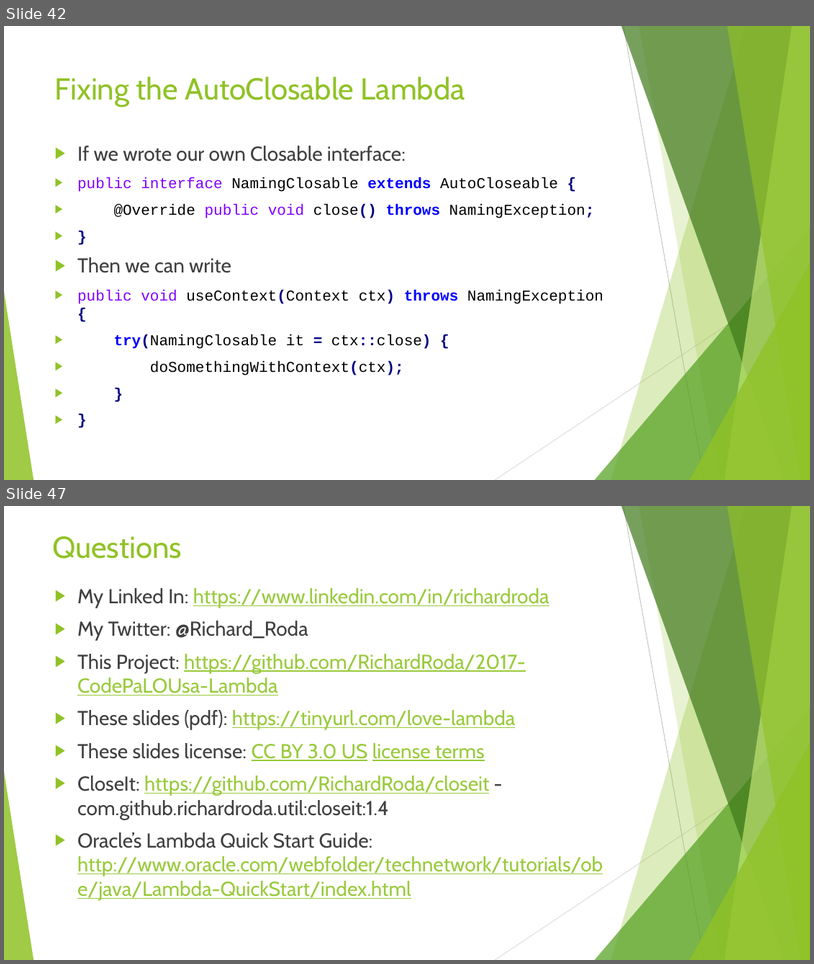
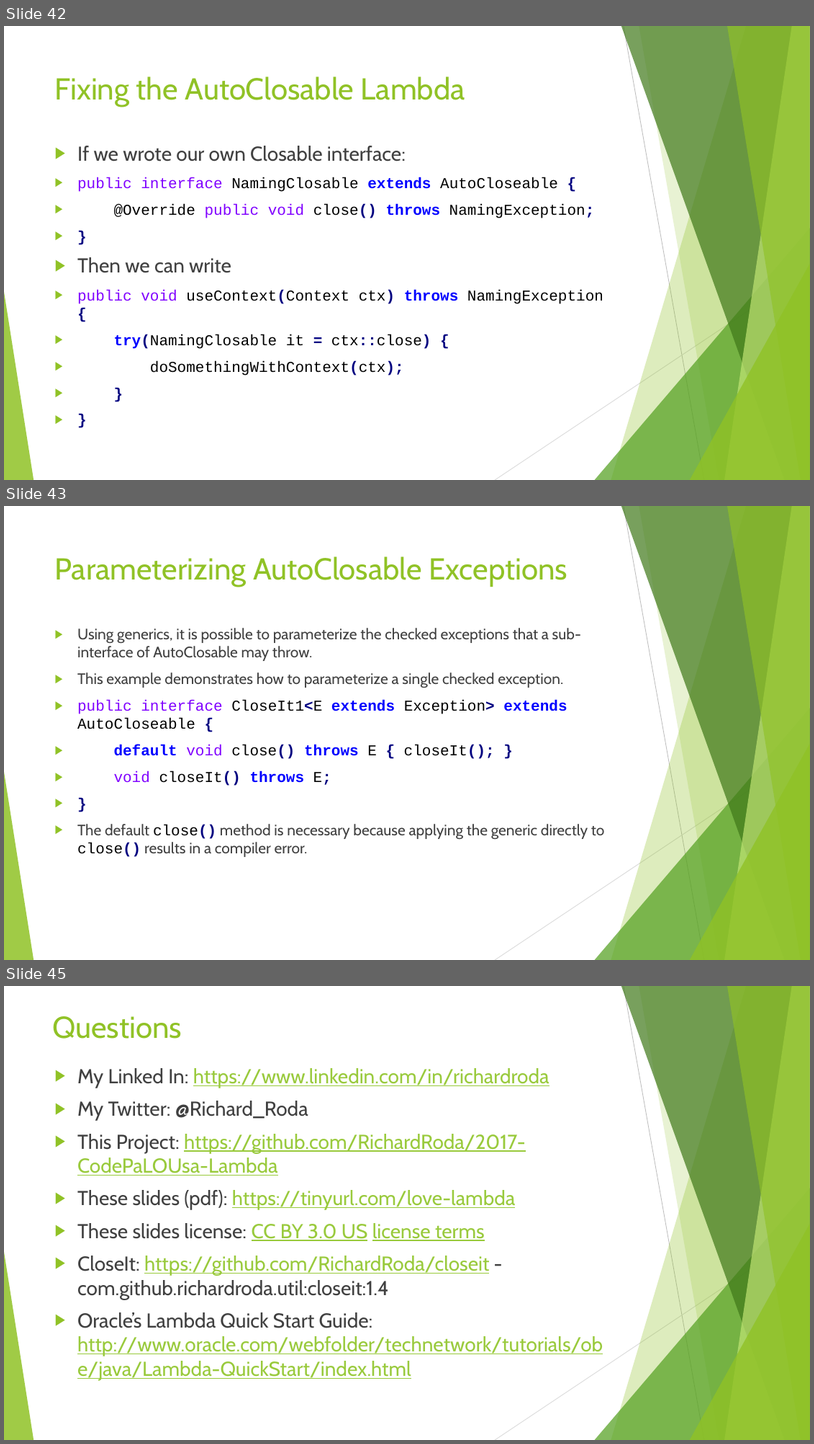
Before and after one commit to RichardRoda/2017-CodePaLOUsa-Lambda, a slide deck: Learning to Love the Lambda in the Stream.pptx. Shown one above the other, each under a label of ours: slides 42 and 47 before the commit, slides 42, 43 and 45 after it; the slides between them are not shown. The pictures are 814x964 and 814x1444 pixels, drawn with LibreOffice and Linux fonts; fonts in the diff are those of the drawing. Boxes give left, top, right and bottom in pixels: in the first picture for what was removed or moved away, otherwise in the second. Text is boxed around its words. In the diff, an @@ line names an element or a change of style, - is before the commit and + after.

Commit message:
Improve the section on AutoClosable.

```diff
--- a/Learning to Love the Lambda in the Stream.pptx
+++ b/Learning to Love the Lambda in the Stream.pptx
@@ slide 43 added at <box>4,506,810,960</box>, background #FFFFFF; not listed: 10 template elements that a slide beside it also shows @@
@@ title added at <box>55,556,568,587</box>, 36 pt, text #90C226 @@
+Parameterizing AutoClosable Exceptions
@@ text added at <box>77,628,605,857</box>, 18 pt, text #404040 @@
+▶ Using generics, it is possible to parameterize the checked exceptions that a sub-interface of AutoClosable may throw.
+▶ This example demonstrates how to parameterize a single checked exception.
+▶ public interface CloseIt1<E extends Exception> extends AutoCloseable {
+▶ default void close() throws E { closeIt(); }
+▶ void closeIt() throws E;
+▶ }
+▶ The default close() method is necessary because applying the generic directly to close() results in a compiler error.
@@ what was slide 47 is now slide 45 @@
```
Also in this commit, not shown: 1 slide changed, 1 other slide added, 4 slides removed, 1 other file.
